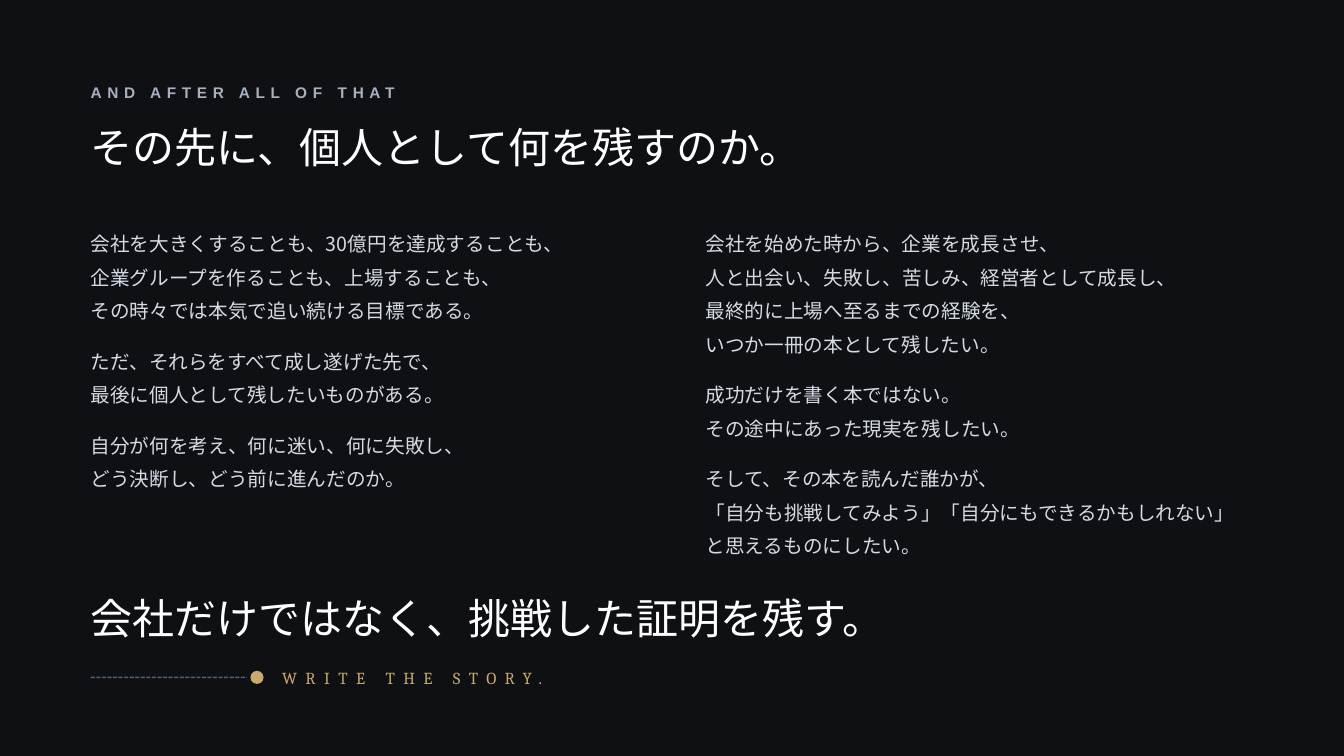
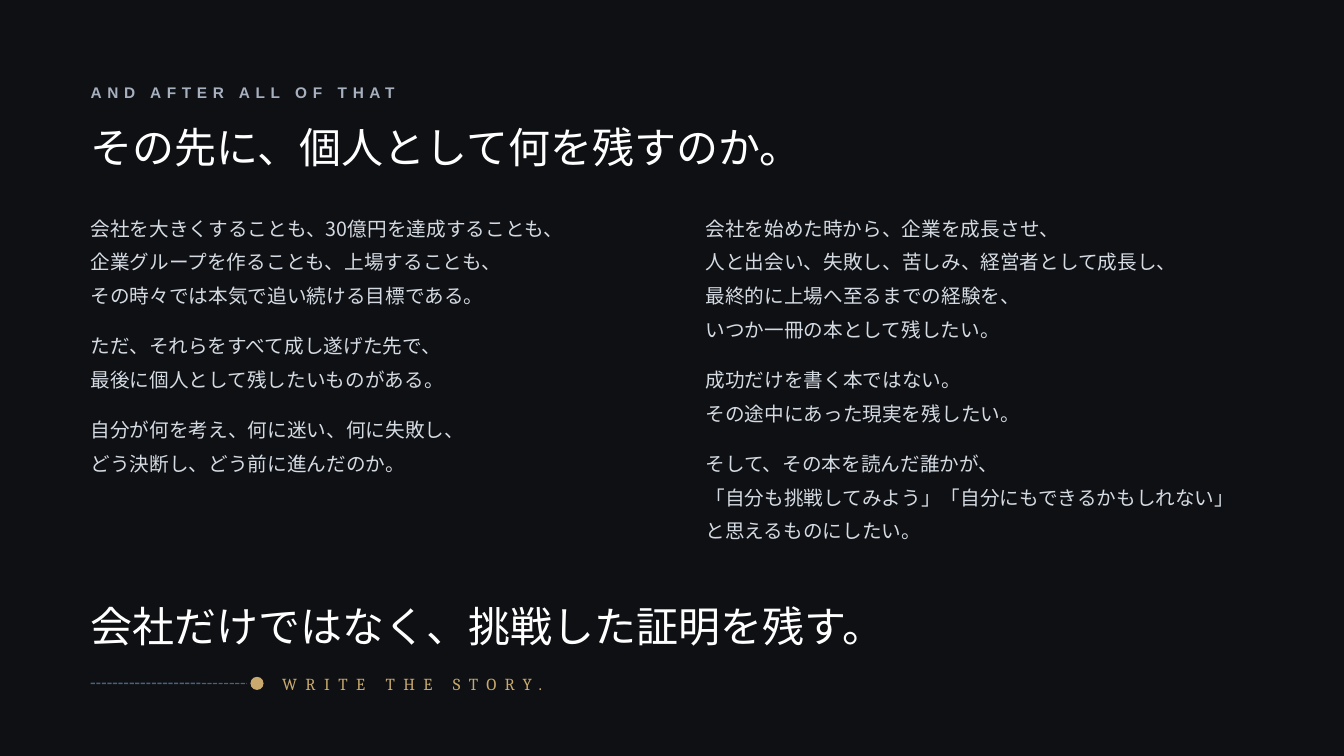
Before and after one commit to rootivebiz-create/ROOTIVE, a slide deck: slide 24 of docs/management-plan/ROOTIVE_GROUP_5year_plan_2026-2031.pptx. Drawn at 1344x756 pixels with LibreOffice and Linux fonts; fonts in the diff are those of the drawing. Boxes give left, top, right and bottom in pixels: in the first picture for what was removed or moved away, otherwise in the second. Text is boxed around its words. In the diff, an @@ line names an element or a change of style, - is before the commit and + after.

```diff
--- a/docs/management-plan/ROOTIVE_GROUP_5year_plan_2026-2031.pptx
+++ b/docs/management-plan/ROOTIVE_GROUP_5year_plan_2026-2031.pptx
@@ text "会社を大きくすることも、30億円を達成することも、": place and size @@
-text "会社を大きくすることも、30億円を達成することも、" at <box>91,234,564,488</box>
+text "会社を大きくすることも、30億円を達成することも、" at <box>91,219,564,473</box>
@@ text "会社を始めた時から、企業を成長させ、": place and size @@
-text "会社を始めた時から、企業を成長させ、" at <box>706,234,1235,554</box>
+text "会社を始めた時から、企業を成長させ、" at <box>706,219,1235,539</box>
@@ text "会社だけではなく、挑戦した証明を残す。": place and size @@
-text "会社だけではなく、挑戦した証明を残す。" at <box>91,598,885,638</box>
+text "会社だけではなく、挑戦した証明を残す。" at <box>91,606,885,646</box>
@@ 1 text, 1 ellipse, 1 line: place and size @@
-1 text, 1 ellipse, 1 line at <box>91,663,686,692</box>
+1 text, 1 ellipse, 1 line at <box>91,669,686,698</box>
```
Also in this commit, not shown: 20 other slides changed, 2 other files.
